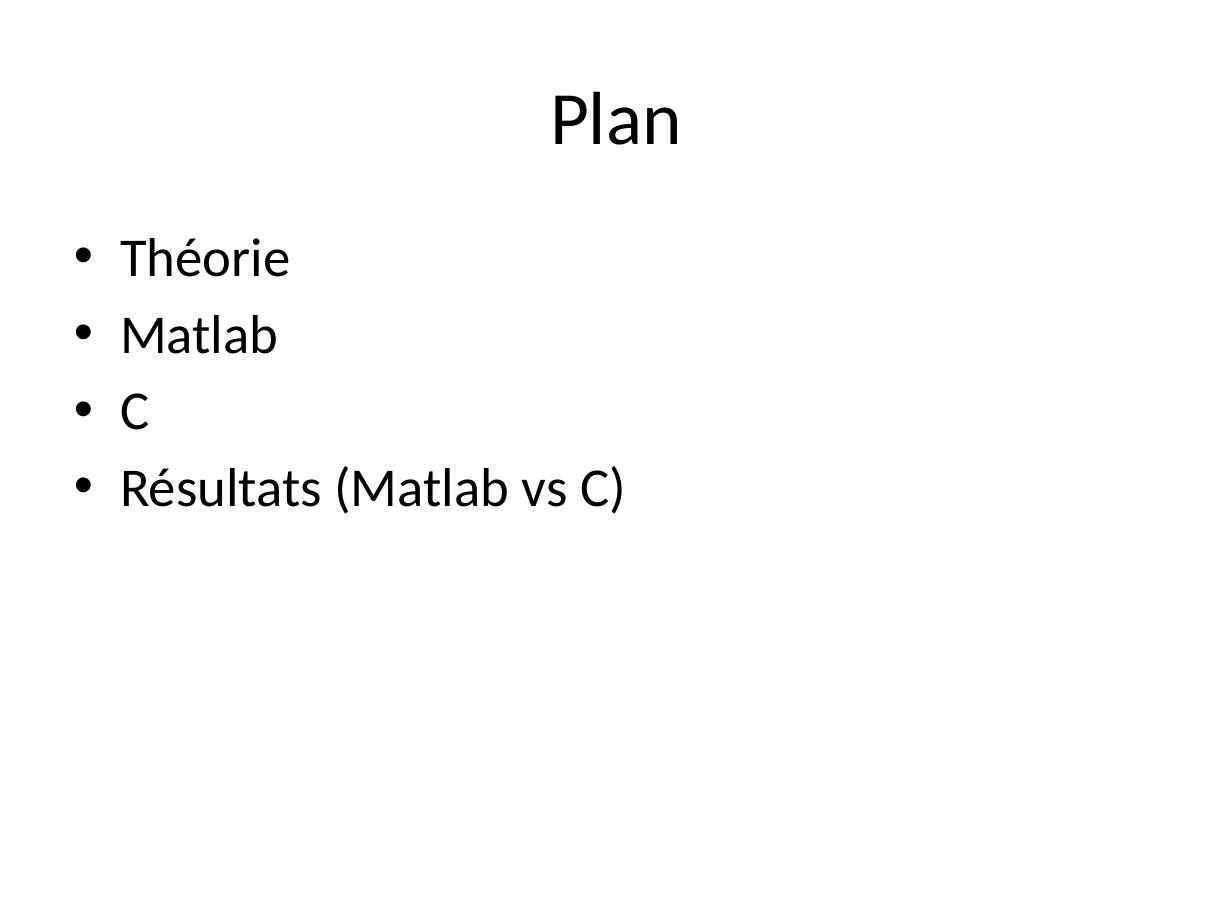
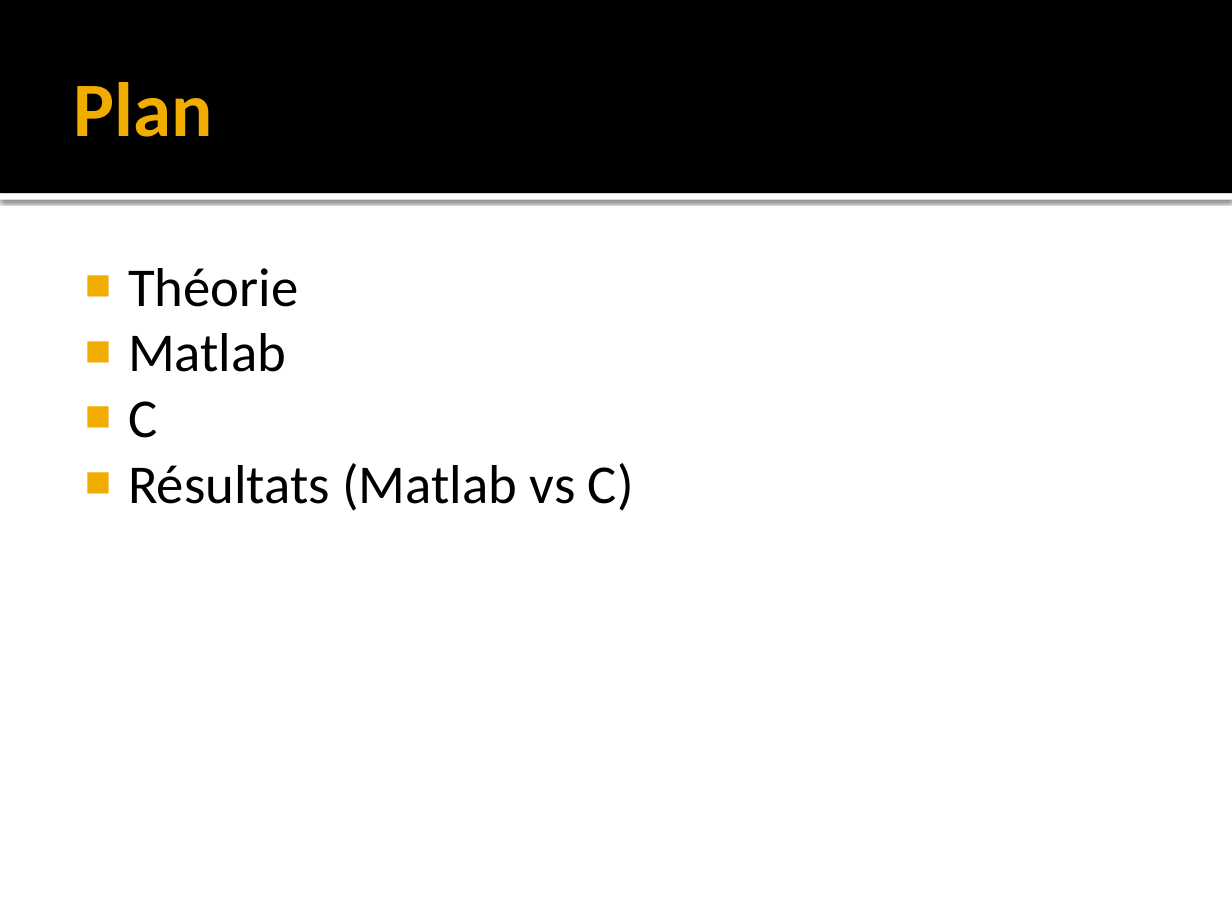
Before and after one commit to pelavoie/sys835, a slide deck: slide 2 of presentation/Presentation-Rick.pptx. Drawn at 1232x924 pixels with LibreOffice and Linux fonts; fonts in the diff are those of the drawing. Boxes give left, top, right and bottom in pixels: in the first picture for what was removed or moved away, otherwise in the second. Text is boxed around its words. In the diff, an @@ line names an element or a change of style, - is before the commit and + after.

```diff
--- a/presentation/Presentation-Rick.pptx
+++ b/presentation/Presentation-Rick.pptx
@@ rectangle added at <box>0,0,1232,193</box>, fill #000000 @@
@@ title "Plan": place and size @@
-title "Plan" at <box>550,91,682,145</box>
+title "Plan" at <box>74,82,213,137</box>
@@ title "Plan" at <box>74,82,213,137</box>: size 44 to 45 pt, text colour #000000 to #F0AD00, bold on; alignment centre to left @@
@@ rectangle added at <box>0,193,1232,200</box>, fill #FFFFFF @@
@@ text "Théorie": place and size @@
-text "Théorie" at <box>120,238,626,514</box>
+text "Théorie" at <box>128,268,634,511</box>
@@ text "Théorie" at <box>128,268,634,511</box>: bullet • to ■; less space between paragraphs @@
```
Also in this commit, not shown: 9 other slides changed.
